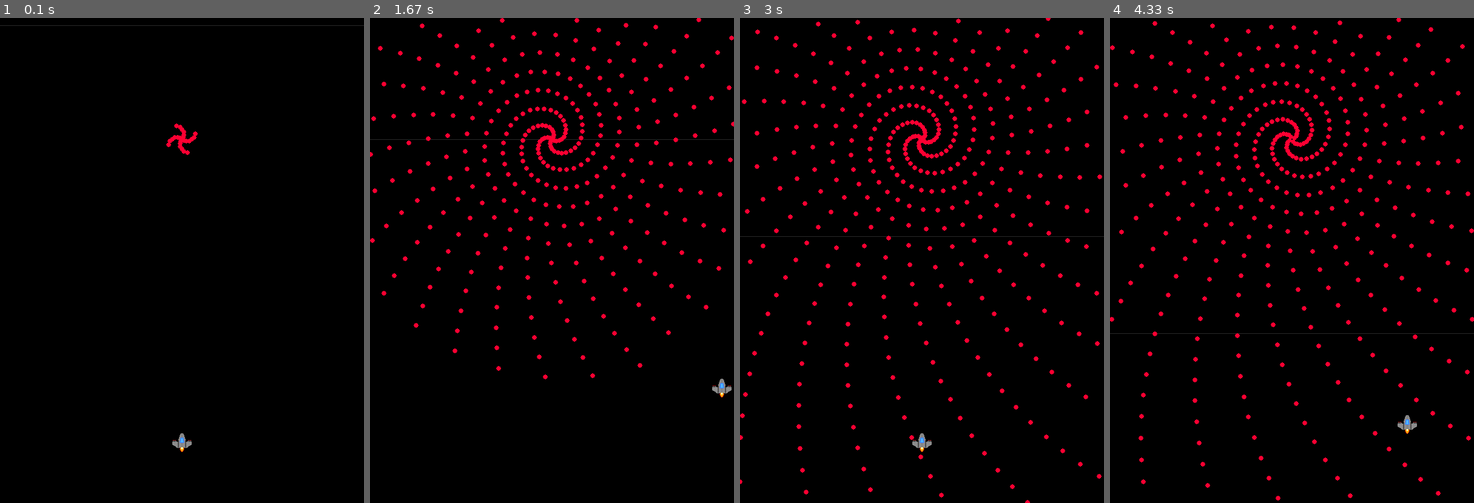
Above: before the commit, frames 1-4 (left to right).
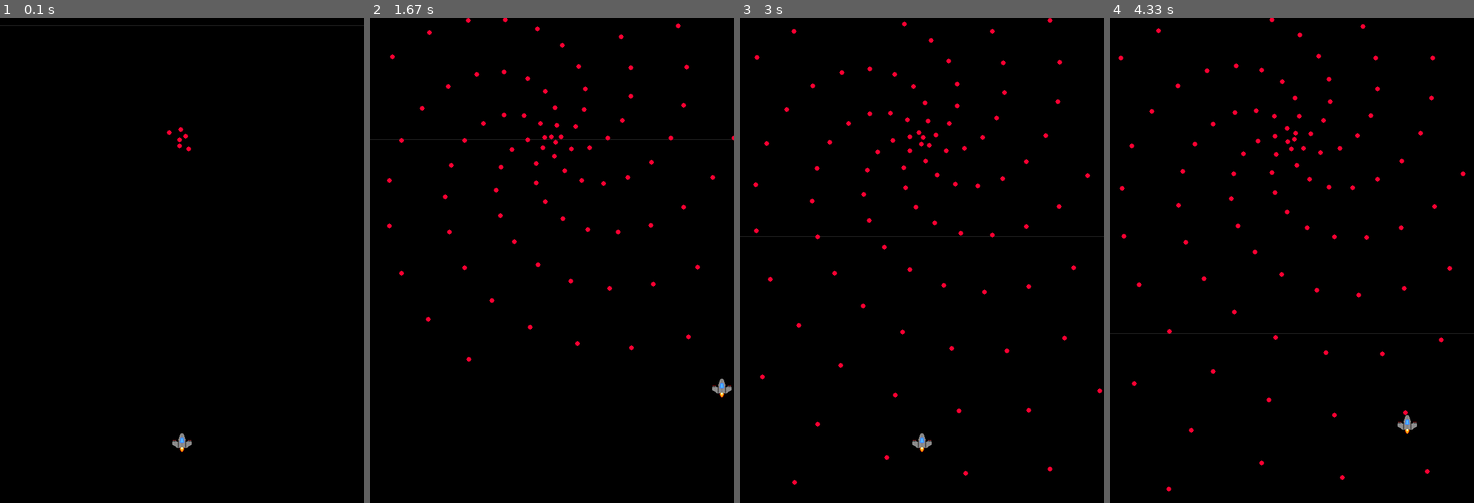
Above: after the commit, the same moments.

Repository: kyrusoo/uni-pygame
Game: pygame game, started from bullet_hell/game/main.py
Same seed, same stepped clock (60 frames per second), same inputs: the game is played once before the commit and once after it.
Inputs:
- Up to frame 1 (0.1 s): no input
- Up to frame 2 (1.67 s): hold Right 0.33-0.8 s; hold Up 0.83-1.13 s; hold Right 1.17-1.63 s
- Up to frame 3 (3 s): hold Left 1.67-2.2 s; hold Down 2.23-2.53 s; hold Left 2.57-2.97 s
- Up to frame 4 (4.33 s): hold Up 3-3.37 s; hold Right 3.4-4.03 s; hold Down from 4.07 s (still down)

The runs differ from the first frame. In frame 1, 0.2% of the frame differs, in the area x 45-55%, y 21-29%; in frame 2, 3.5%; in frame 3, 3.9%; in frame 4, 4.0%, in the area x 0-100%, y 0-100%.

Commit message:
feat: randomized patterns

Diff:
--- a/bullet_hell/game/main.py
+++ b/bullet_hell/game/main.py
@@ -22,7 +22,7 @@
 
     def spawn_pattern(self):
         # Example: Spiral Pattern
-        self.angle_step += 0.2
+        self.angle_step += 100000000000000000
         for i in range(4):
             angle = self.angle_step + (i * math.pi / 2) # 4 streams
             b = Bullet(WIDTH // 2, 200, angle, BULLET_SPEED)
